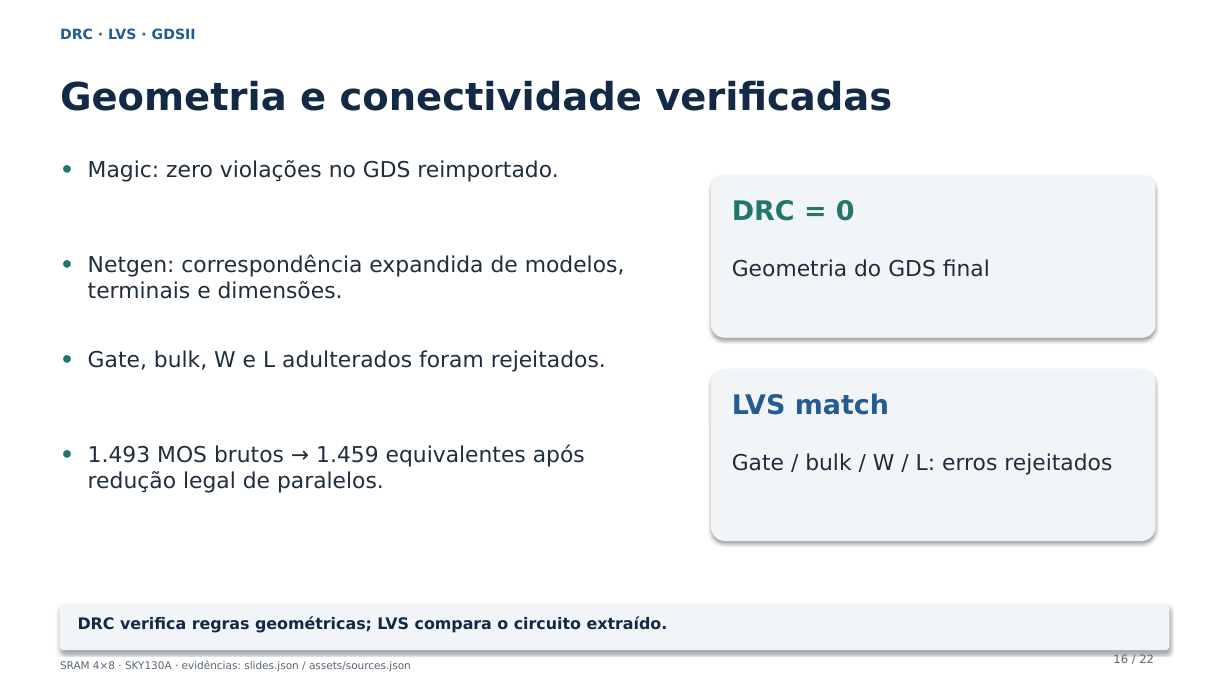
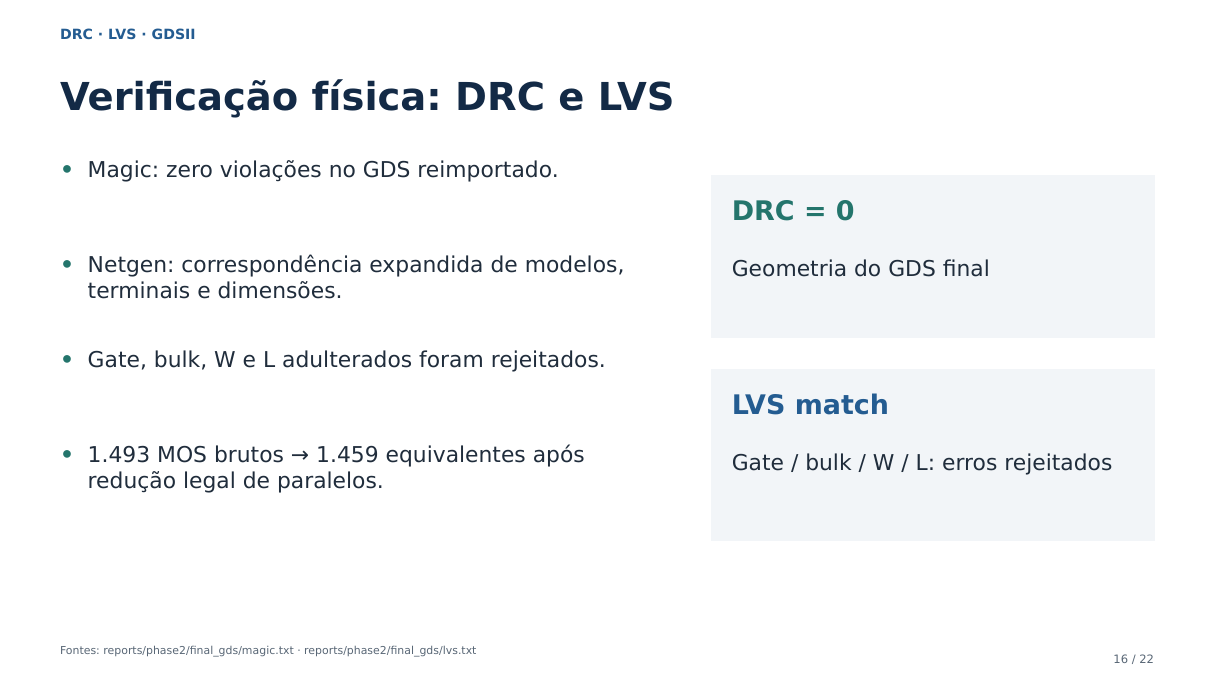
Before and after one commit to leofernandesc/Open-source-sram-memory-compiler, a slide deck: slide 16 of presentations/phase2/phase2_technical_review.pptx. Drawn at 1232x693 pixels with LibreOffice and Linux fonts; fonts in the diff are those of the drawing. Boxes give left, top, right and bottom in pixels: in the first picture for what was removed or moved away, otherwise in the second. Text is boxed around its words. In the diff, an @@ line names an element or a change of style, - is before the commit and + after.

Commit message:
docs(phase2): use descriptive academic presentation wording

```diff
--- a/presentations/phase2/phase2_technical_review.pptx
+++ b/presentations/phase2/phase2_technical_review.pptx
@@ text at <box>60,79,675,118</box>: text changed @@
-Geometria e conectividade verificadas
+Verificação física: DRC e LVS
@@ rectangle at <box>712,176,1155,337</box>: rounded rectangle to rectangle; shadow off @@
@@ rectangle at <box>712,370,1155,541</box>: rounded rectangle to rectangle; shadow off @@
@@ rounded rectangle removed at <box>60,605,1169,650</box> @@
@@ text removed at <box>78,616,668,633</box> @@
-DRC verifica regras geométricas; LVS compara o circuito extraído.
@@ text added at <box>60,646,476,657</box>, 8.5 pt, text #596776 @@
+Fontes: reports/phase2/final_gds/magic.txt · reports/phase2/final_gds/lvs.txt
@@ text removed at <box>60,661,411,671</box> @@
-SRAM 4×8 · SKY130A · evidências: slides.json / assets/sources.json
```
Also in this commit, not shown: 21 other slides changed, 9 other files.
